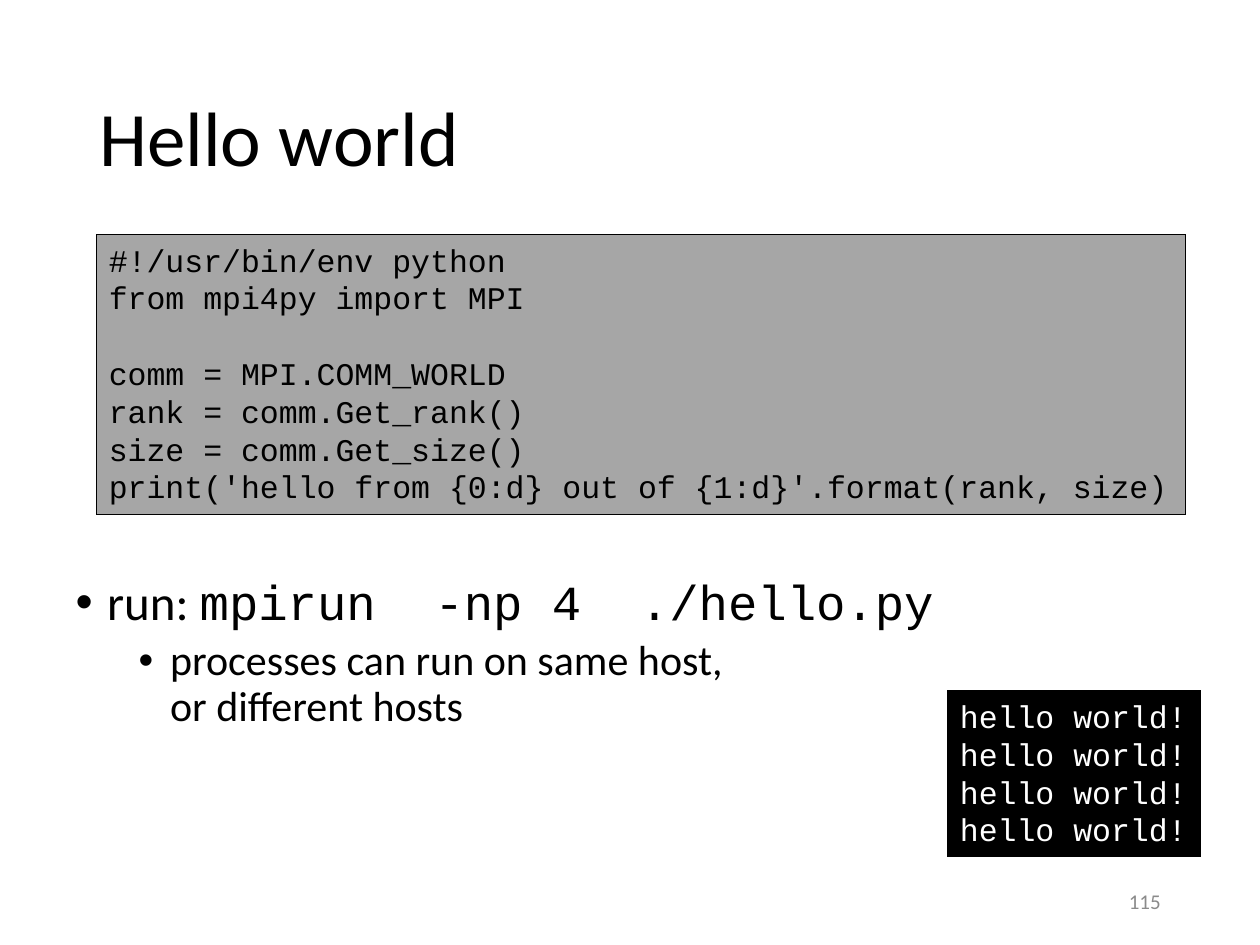
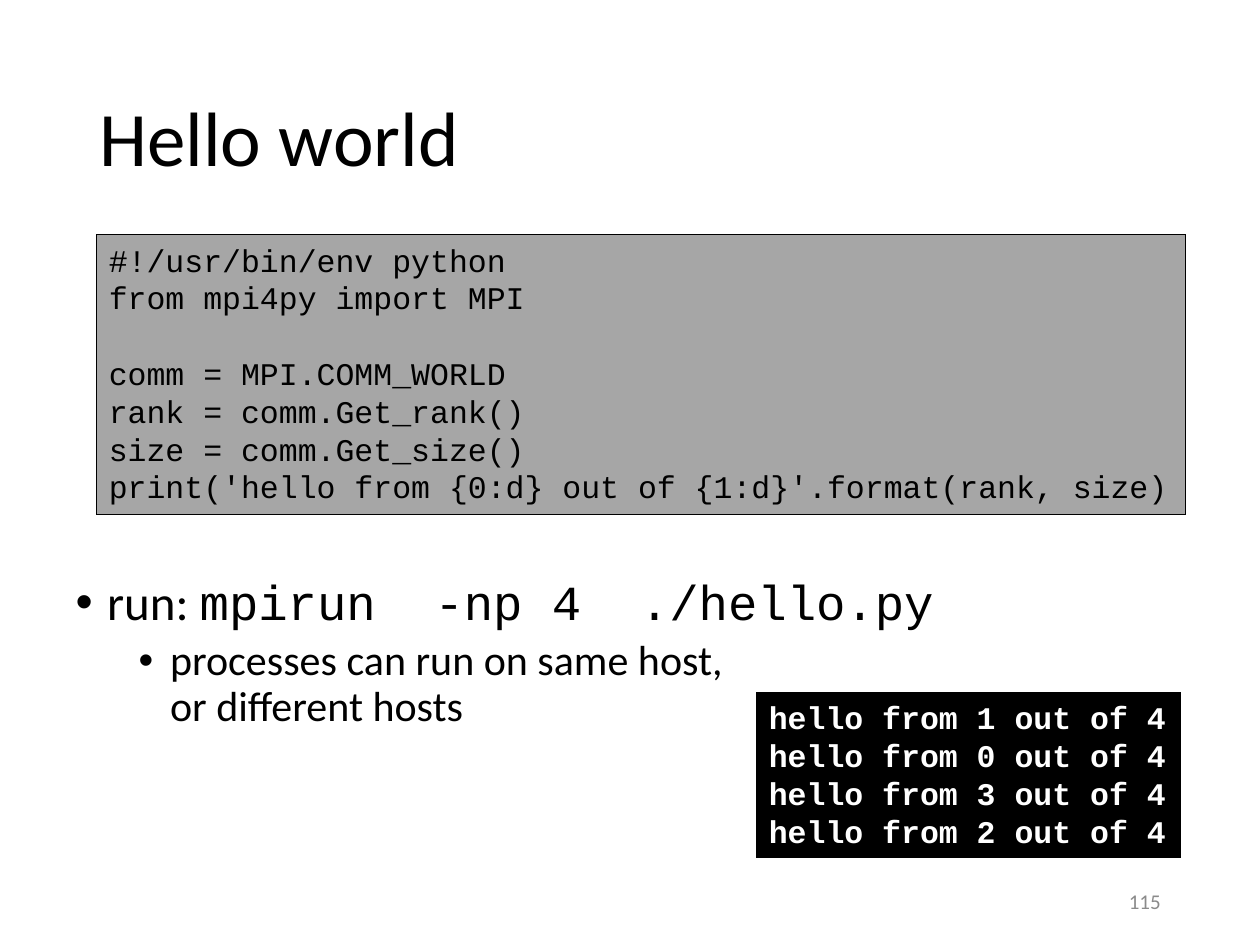
Before and after one commit to gjbex/training-material, a slide deck: slide 115 of Python/python_hpc.pptx. Drawn at 1260x945 pixels with LibreOffice and Linux fonts; fonts in the diff are those of the drawing. Boxes give left, top, right and bottom in pixels: in the first picture for what was removed or moved away, otherwise in the second. Text is boxed around its words. In the diff, an @@ line names an element or a change of style, - is before the commit and + after.

```diff
--- a/Python/python_hpc.pptx
+++ b/Python/python_hpc.pptx
@@ rectangle "hello from 1 out of ...": place and size @@
-rectangle "hello from 1 out of ..." at [948,690,1201,856]
+rectangle "hello from 1 out of ..." at [756,692,1181,857]
@@ text in rectangle at [769,707,1166,844]: text changed; bold on @@
-hello world!
-hello world!
-hello world!
-hello world!
+hello from 1 out of 4
+hello from 0 out of 4
+hello from 3 out of 4
+hello from 2 out of 4
```
Also in this commit, not shown: 20 other slides changed.
